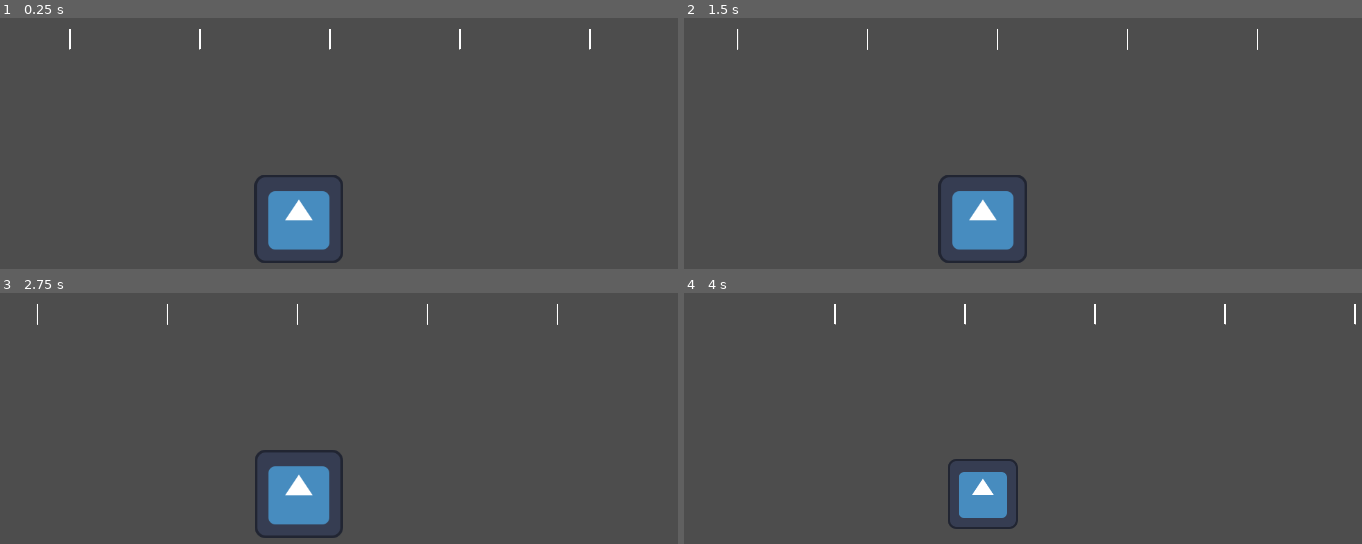
Above: before the commit, frames 1-4 (two rows, left to right).
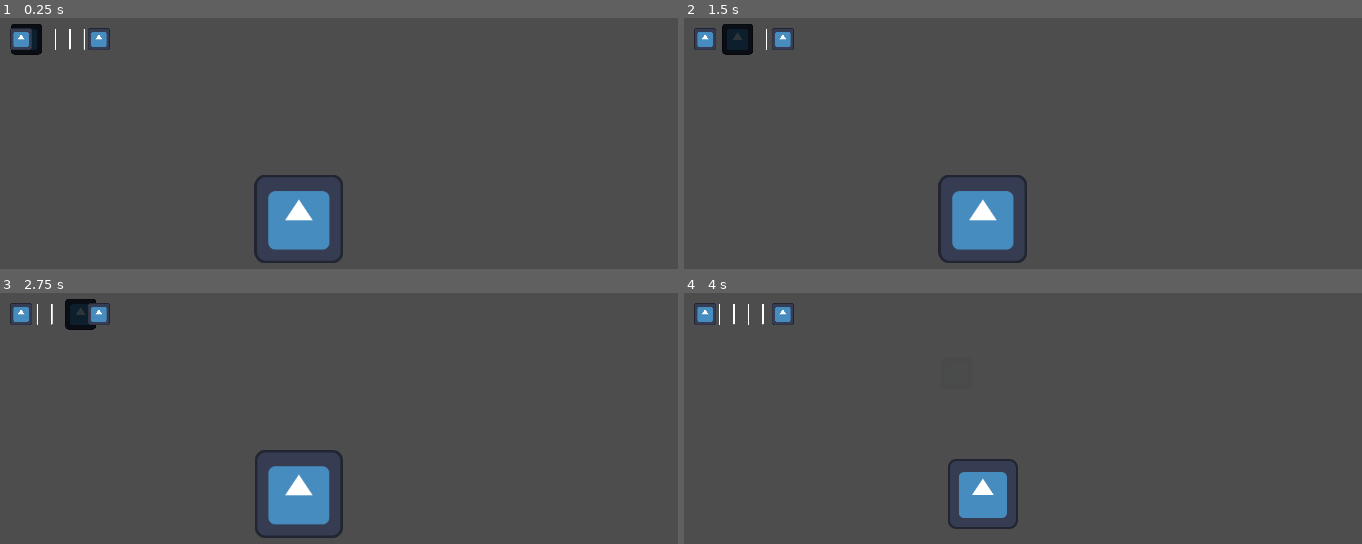
Above: after the commit, the same moments.

Repository: freesstylers/GiftJam2324
Game: Godot game, scene res://Scenes/Testing/Testing.tscn
Two runs of this game, one before a commit and one after it. Both use one fixed random seed, a clock stepped at 60 frames per second and the inputs below. The project has no main scene, so this scene is started directly. The engine's default icon, where the game draws it, is replaced by a stand-in: a white triangle on a blue panel in a dark square.
Inputs:
- Up to frame 1 (0.25 s): no input
- Up to frame 2 (1.5 s): no input
- Up to frame 3 (2.75 s): no input
- Up to frame 4 (4 s): no input

The runs differ from the first frame. In frame 1, 0.8% of the frame differs, in the area x 1-88%, y 2-15%; in frame 2, 1.0%, in the area x 1-85%, y 2-15%; in frame 3, 0.9%; in frame 4, 0.6%.

Commit message:
Añadidos "ataques" a los railes

Diff:
--- /dev/null
+++ b/Scenes/Testing/Note.tscn
@@ -0,0 +1,12 @@
+[gd_scene load_steps=3 format=3 uid="uid://bv22ivwo0yn75"]
+
+[ext_resource type="Script" path="res://Scripts/Testing/Note.gd" id="1_go4f3"]
+[ext_resource type="Texture2D" uid="uid://cagtcjuiqd4qn" path="res://icon.svg" id="2_bx30q"]
+
+[node name="PathFollow2D" type="PathFollow2D"]
+script = ExtResource("1_go4f3")
+
+[node name="Sprite2D" type="Sprite2D" parent="."]
+modulate = Color(0.180392, 0.211765, 0.231373, 1)
+scale = Vector2(0.35, 0.35)
+texture = ExtResource("2_bx30q")
--- a/Scenes/Testing/NoteRails.tscn
+++ b/Scenes/Testing/NoteRails.tscn
@@ -1,18 +1,32 @@
-[gd_scene load_steps=4 format=3 uid="uid://cunhkcjcrb3ne"]
+[gd_scene load_steps=6 format=3 uid="uid://cunhkcjcrb3ne"]
 
 [ext_resource type="Script" path="res://Scripts/Testing/NoteRails.gd" id="1_s5kyb"]
 [ext_resource type="PackedScene" uid="uid://c4v0627ljq8j1" path="res://Scenes/Testing/VerticalLine.tscn" id="2_o0lgw"]
+[ext_resource type="PackedScene" uid="uid://bv22ivwo0yn75" path="res://Scenes/Testing/Note.tscn" id="3_tgg0u"]
+[ext_resource type="Texture2D" uid="uid://cagtcjuiqd4qn" path="res://icon.svg" id="3_ufm0l"]
 
 [sub_resource type="Curve2D" id="Curve2D_e7awq"]
 _data = {
-"points": PackedVector2Array(0, 0, 0, 0, 0, 0, 0, 0, 0, 0, 936, 0)
+"points": PackedVector2Array(0, 0, 0, 0, 0, 0, 0, 0, 0, 0, 104, 0)
 }
 point_count = 2
 
 [node name="NoteRails" type="Node2D"]
 position = Vector2(160, 88)
+
+[node name="KeysPath" type="Path2D" parent="." node_paths=PackedStringArray("Beginning", "End")]
+curve = SubResource("Curve2D_e7awq")
 script = ExtResource("1_s5kyb")
 verticalLine = ExtResource("2_o0lgw")
+keyNote = ExtResource("3_tgg0u")
+Beginning = NodePath("../Beginning")
+End = NodePath("../End")
 
-[node name="KeysPath" type="Path2D" parent="."]
-curve = SubResource("Curve2D_e7awq")
+[node name="Beginning" type="Sprite2D" parent="."]
+scale = Vector2(0.25, 0.25)
+texture = ExtResource("3_ufm0l")
+
+[node name="End" type="Sprite2D" parent="."]
+position = Vector2(112, 0)
+scale = Vector2(0.25, 0.25)
+texture = ExtResource("3_ufm0l")
--- a/Scripts/BPMMaster.gd
+++ b/Scripts/BPMMaster.gd
@@ -15,8 +15,6 @@
 	var time_per_bpm = 60.0 / GiftJamGlobals.GIFJAM_BPM
 	BPM_TIMER.wait_time = time_per_bpm
 	BPM_TIMER.start()
-	#var callable = func():GiftJamGlobals.BPM_Notification.emit()
-	#call_deferred(callable)
 
 func BPM_Notification():
 	if PlayMetronome:
--- a/Scripts/GiftJamGlobals.gd
+++ b/Scripts/GiftJamGlobals.gd
@@ -3,3 +3,4 @@
 var GIFJAM_BPM : int = 90
 
 signal BPM_Notification()
+signal Fight_Start()
--- /dev/null
+++ b/Scripts/Testing/Note.gd
@@ -0,0 +1,25 @@
+extends PathFollow2D
+
+class_name Note
+
+var noteSprite : Sprite2D = null
+
+var myTween:Tween = null
+
+# Called when the node enters the scene tree for the first time.
+func _ready():
+	noteSprite = $Sprite2D
+
+func NoteHit(successfully : bool):
+	if successfully:
+		noteSprite.modulate = Color(0,1,0);
+	else:
+		noteSprite.modulate = Color(1,0,0);
+	#Spawn something??? Visual effect???
+
+func FadeAway(fadeDuration : float, dest : Vector2):
+	myTween = self.create_tween().set_trans(Tween.TRANS_CUBIC).set_ease(Tween.EASE_OUT)
+	myTween.set_parallel(true)
+	myTween.tween_property(self, "position", dest, fadeDuration)
+	myTween.tween_property(self, "modulate:a", 0, fadeDuration)
+	myTween.tween_callback(self.queue_free).set_delay(fadeDuration)
--- a/Scripts/Testing/NoteRails.gd
+++ b/Scripts/Testing/NoteRails.gd
@@ -1,24 +1,47 @@
-extends Node
+extends Path2D
 
 @export var NumBeats : float = 5
 @export var verticalLine : PackedScene = null
-var path : Path2D = null
+@export var keyNote : PackedScene = null
+@export var NotesFadeAwayLength : float = 1.0
+
+@export var Beginning : Node2D= null
+@export var End  : Node2D= null
 
 var bpm_movement : float = (60.0 / GiftJamGlobals.GIFJAM_BPM) / NumBeats
 var bpm_lines = []
+var notes_in_rails = []
 
 func _ready():
 	bpm_movement = (GiftJamGlobals.GIFJAM_BPM / 60.0) / NumBeats
-	path = $KeysPath
 	for i in range(NumBeats):
 		var newLine = verticalLine.instantiate() as PathFollow2D
 		var pathFollow = (newLine as PathFollow2D)
-		path.add_child(newLine)
+		self.add_child(newLine)
 		var progress : float = 1.0 - (1.0 * i / NumBeats)
 		pathFollow.progress_ratio = progress
 		bpm_lines.append(pathFollow)
+
+	AddKeyNote()
 
 func _process(delta):
 	for i in range(bpm_lines.size()):
 		var current_element : PathFollow2D = bpm_lines[i]
 		current_element.progress_ratio += (bpm_movement * delta)
+	for i in range(notes_in_rails.size()):
+		var current_element : Note = notes_in_rails[notes_in_rails.size()-i-1]
+		var deltaMovement = (bpm_movement * delta)
+		if current_element.progress_ratio + deltaMovement > 1.0:
+			current_element.progress_ratio = 1.0
+			var deltaPos = (End.global_position-Beginning.global_position).normalized() * 100
+			current_element.FadeAway(NotesFadeAwayLength, End.global_position + deltaPos)
+			notes_in_rails.remove_at(i)
+		else:
+			current_element.progress_ratio += deltaMovement
+
+func AddKeyNote():
+	var newNote = keyNote.instantiate() as Note
+	var pathFollow = (newNote as PathFollow2D)
+	self.add_child(newNote)
+	pathFollow.progress_ratio = 0.0
+	notes_in_rails.append(pathFollow)
